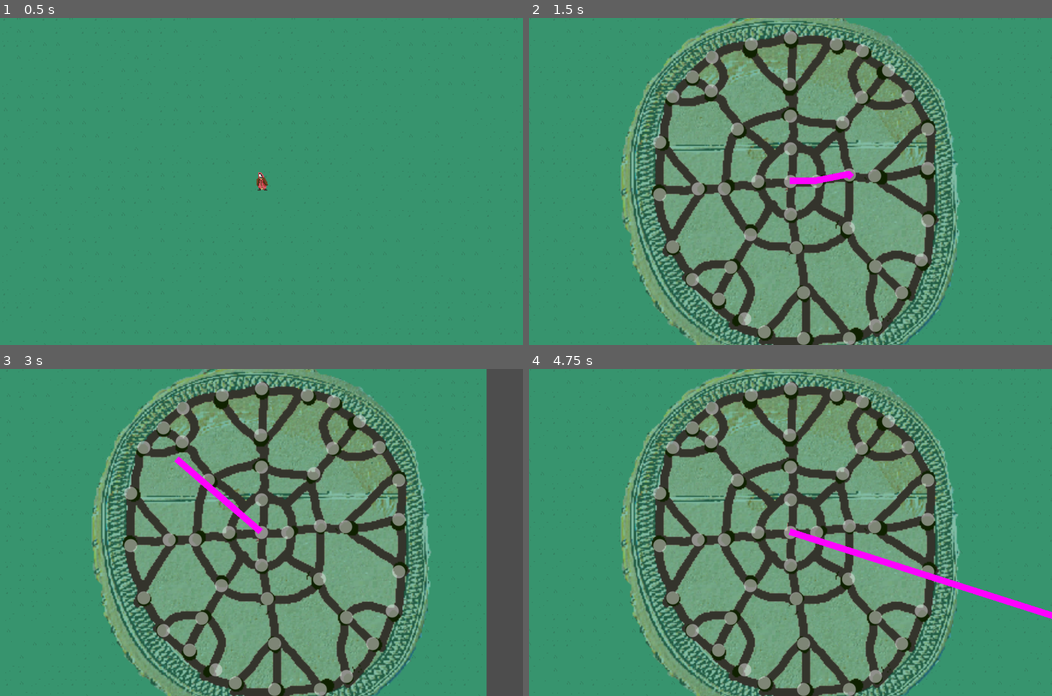
Above: before the commit, frames 1-4 (two rows, left to right).
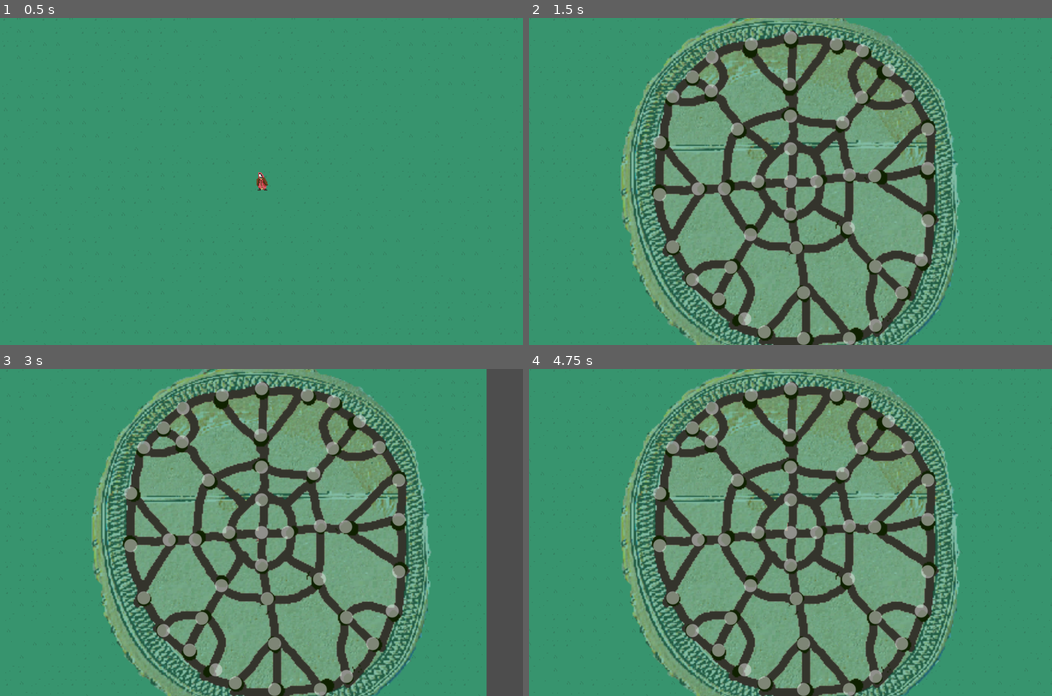
Above: after the commit, the same moments.

Repository: milestone-dev/ld55
Game: Godot game, scene res://scenes/main.tscn
Two runs of this game, one before a commit and one after it. Both use one fixed random seed, a clock stepped at 60 frames per second and the inputs below. The engine's default icon, where the game draws it, is replaced by a stand-in: a white triangle on a blue panel in a dark square.
Inputs (mouse positions are in pixels of both pictures, inside the frame that each line leads up to):
- Up to frame 1 (0.5 s): no input
- Up to frame 2 (1.5 s): tap Enter at 0.5 s; move the mouse to (905, 165) at 0.52 s; hold D (move_right) 0.53-1.25 s; tap M (dev_godmode) at 0.6 s; click (905, 165) at 0.67 s; drag from (685, 197) to (790, 181) at 1.27 s
- Up to frame 3 (3 s): move the mouse to (313, 460) at 2.02 s; hold D (move_right) 2.03-2.75 s; tap M (dev_godmode) at 2.1 s; drag from (235, 597) to (104, 483) at 2.77 s
- Up to frame 4 (4.75 s): move the mouse to (947, 581) at 3.52 s; hold A (move_left) 3.53-4.25 s; tap M (dev_godmode) at 3.6 s; drag from (633, 483) to (790, 532) at 4.27 s

Frame 1 is identical in both runs. In frame 2, 0.2% of the frame differs, in the area x 49-63%, y 46-51%; in frame 3, 0.4%; in frame 4, 1.1%, in the area x 49-100%, y 48-77%.
Error after the commit: Invalid access to property or key 'pivot_offset' on a base object of type 'Nil'. (res://scripts/casting.gd:59)

Commit message:
wip : gravity

Diff:
--- a/scripts/casting.gd
+++ b/scripts/casting.gd
@@ -6,6 +6,7 @@
 @export var line : Line2D;
 @export var first_node : Node;
 @export var node_snap = 16;
+@export var debug_node: Panel;
 
 signal cast_complete(nodes);
 
@@ -55,6 +56,13 @@
 		var d = get_viewport().get_mouse_position() - mouse_origin;
 
 		var pos = line.points[0] + d;
+		debug_node.position = pos - debug_node.pivot_offset;
+
+		for node : Control in node_container.get_children():
+			var target = node.position + node.pivot_offset
+			print("pos: ", pos)
+			pos = magnetic(pos, target, 10, 1);
+			print("pos + gravity: ", pos)
 
 		#print(get_viewport().get_mouse_position() - mouse_origin);
 		line.points[line.points.size() - 1] = pos;
@@ -74,3 +82,8 @@
 				mouse_origin += pos - (node.position + node.pivot_offset)
 
 		#print("mouseleft")
+	# Return pos gravitated towards target
+func magnetic(pos: Vector2, target: Vector2, gravity: float, range: float) -> Vector2:
+	var distance = pos.distance_to(target);
+
+	return pos + (target - pos).normalized() * distance / 2;
